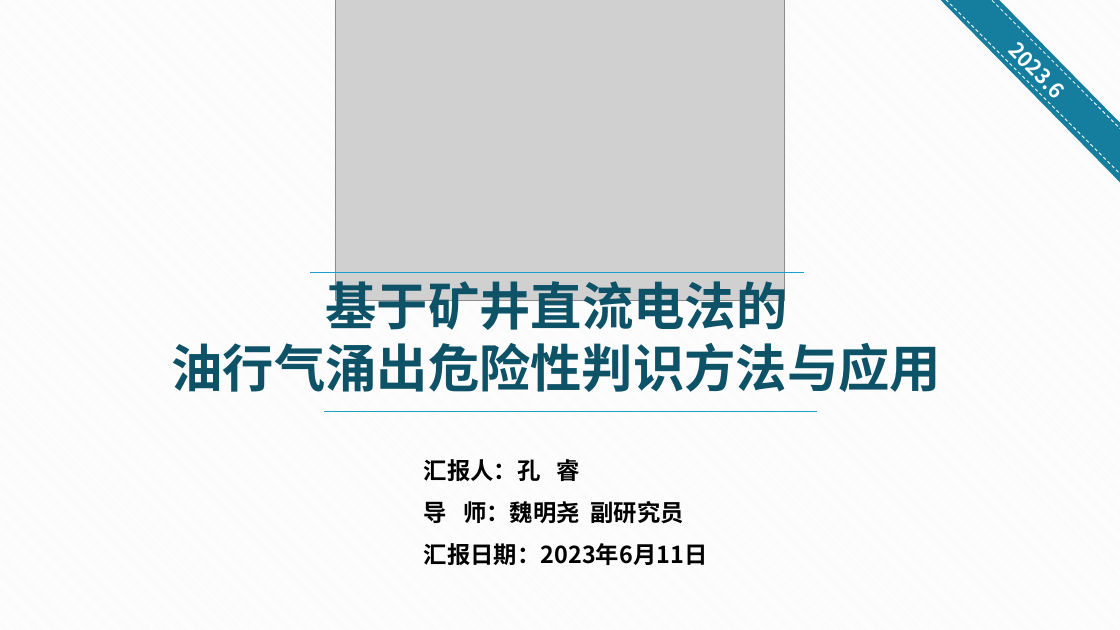
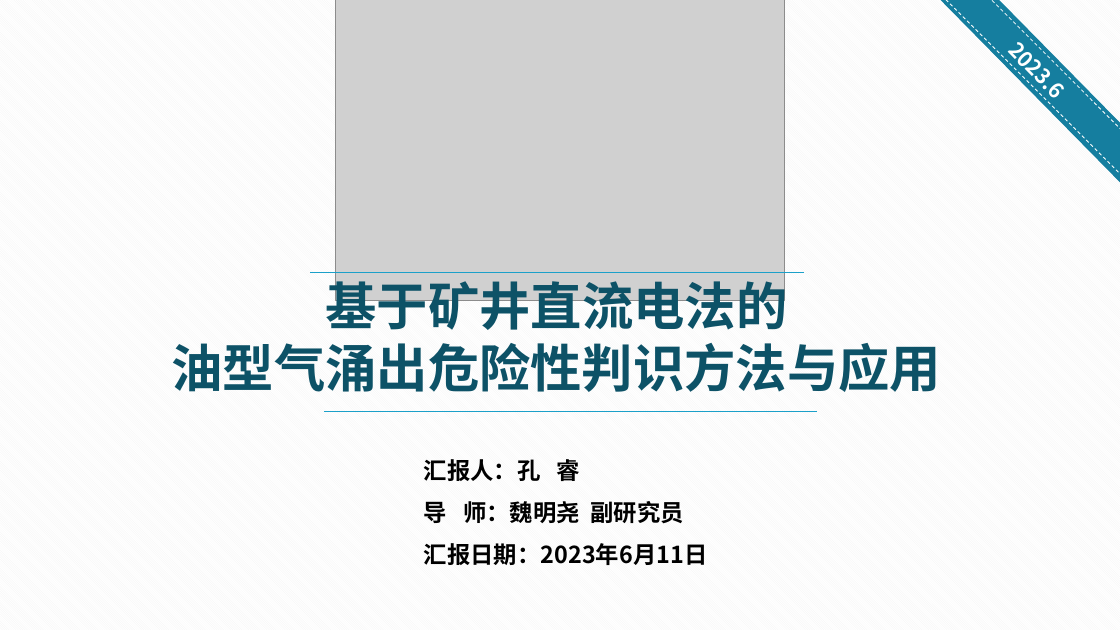
Before and after one commit to KryptonToT/oil-gas-folder, a slide deck: slide 1 of 开题.pptx. Drawn at 1120x630 pixels with LibreOffice and Linux fonts; fonts in the diff are those of the drawing; grey boxes stand for pictures. Boxes give left, top, right and bottom in pixels: in the first picture for what was removed or moved away, otherwise in the second. Text is boxed around its words. In the diff, an @@ line names an element or a change of style, - is before the commit and + after.

```diff
--- a/开题.pptx
+++ b/开题.pptx
@@ text at (171, 343, 941, 392): text changed @@
-油行气涌出危险性判识方法与应用
+油型气涌出危险性判识方法与应用
```
Also in this commit, not shown: 51 other files.
